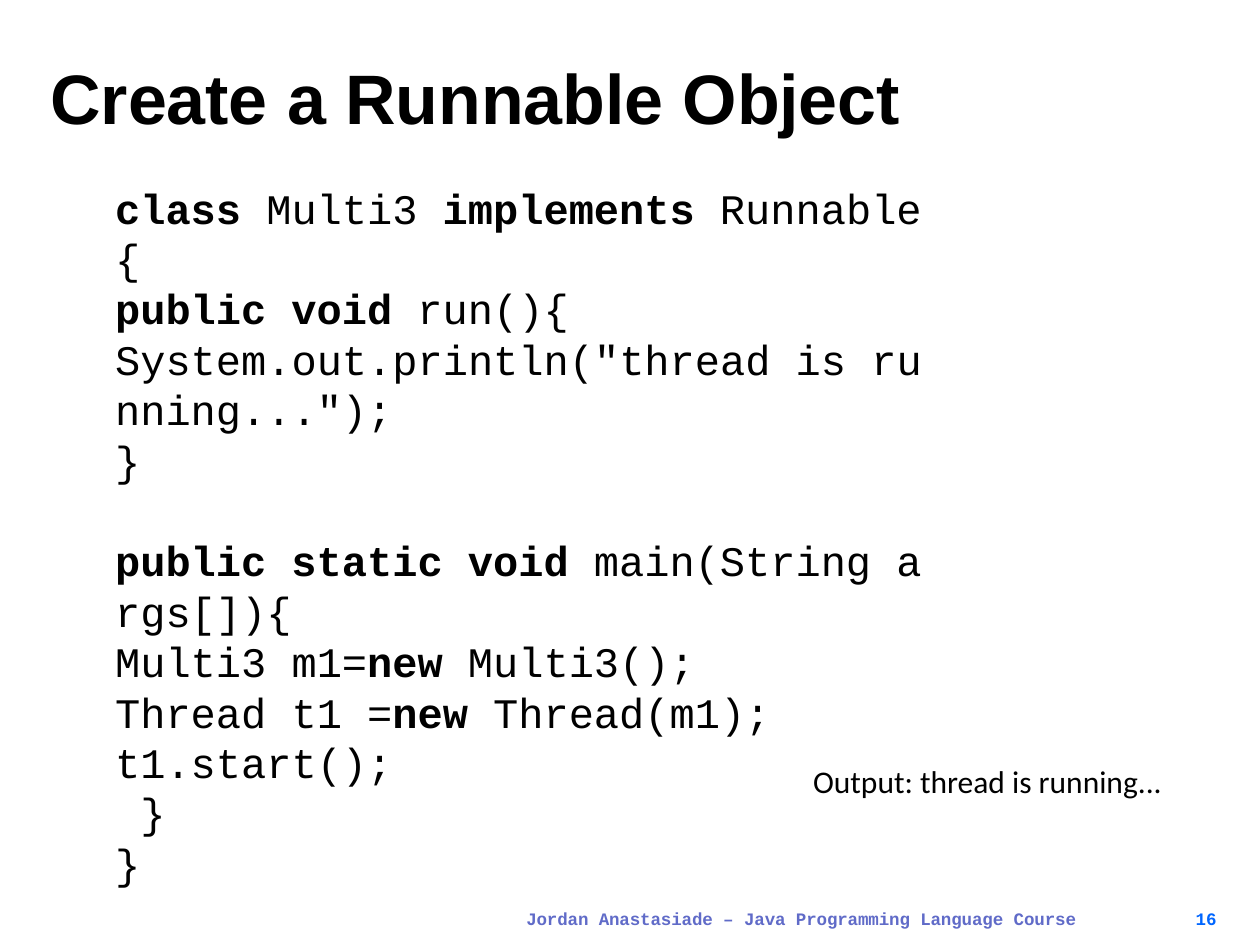
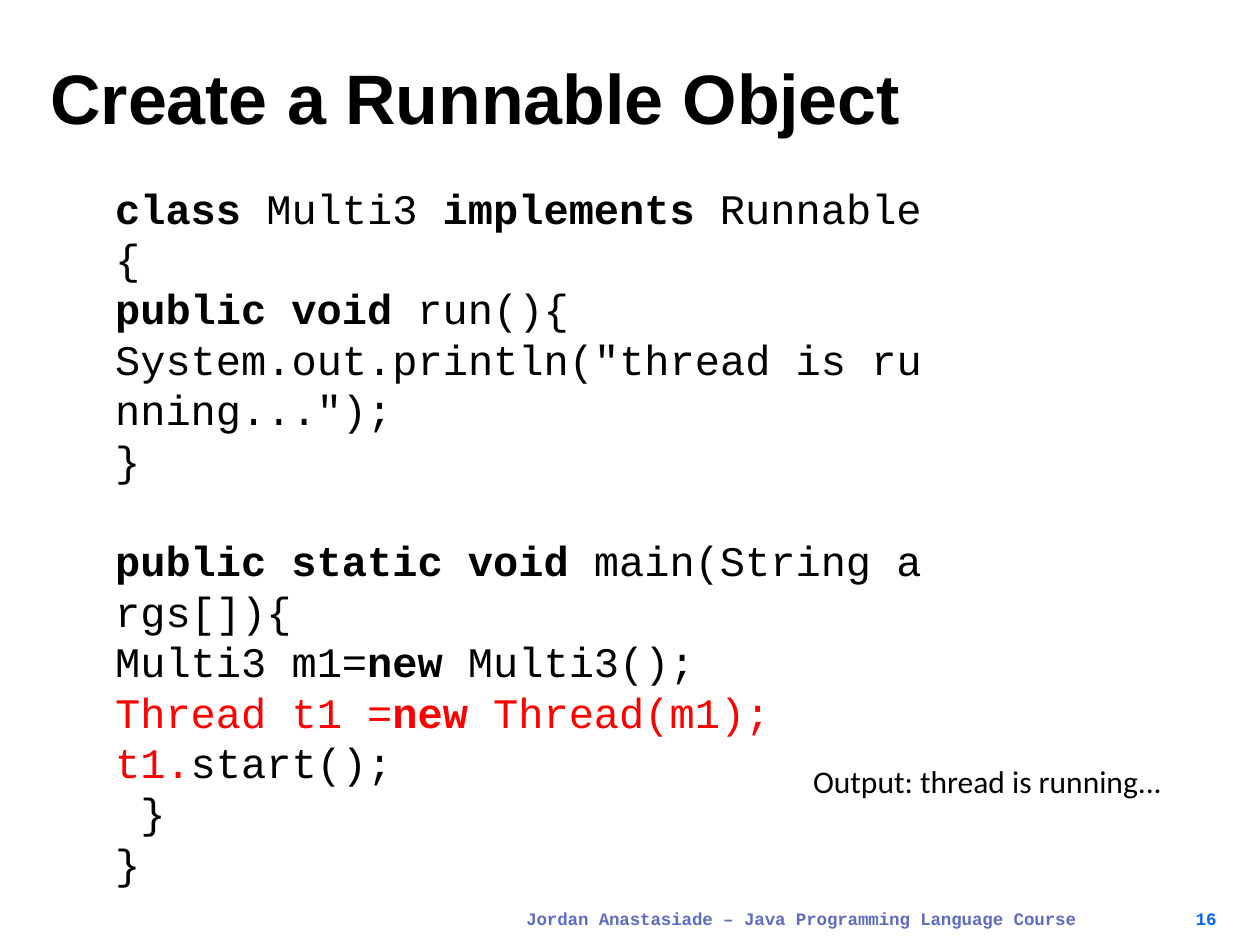
Before and after one commit to JongkukLee/JAC444, a slide deck: slide 16 of lect5-s1-thread-basic.pptx. Drawn at 1260x945 pixels with LibreOffice and Linux fonts; fonts in the diff are those of the drawing. Boxes give left, top, right and bottom in pixels: in the first picture for what was removed or moved away, otherwise in the second. Text is boxed around its words. In the diff, an @@ line names an element or a change of style, - is before the commit and + after.

```diff
--- a/lect5-s1-thread-basic.pptx
+++ b/lect5-s1-thread-basic.pptx
@@ text at [115, 697, 770, 787]: text colour #000000 to #FF0000 in "Thread t1 =new Thread(m1);", "t1.start();" @@
```
Also in this commit, not shown: 18 other slides changed, 20 other files.
